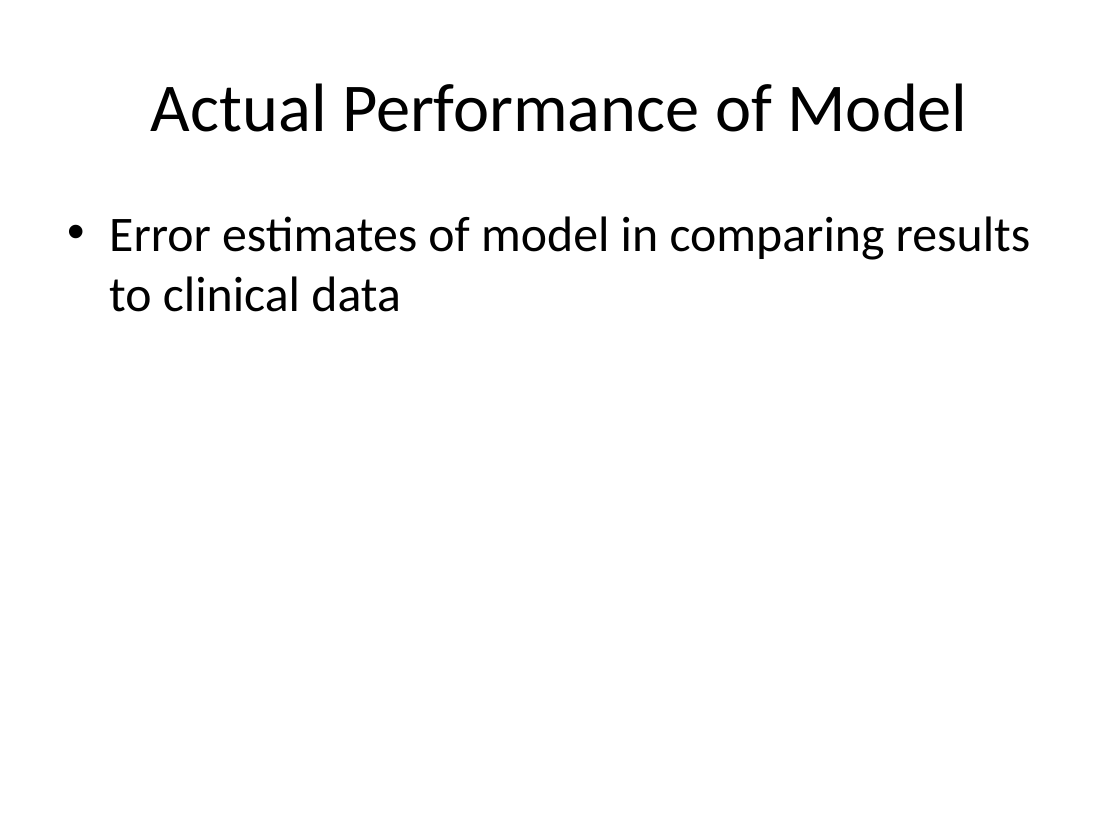
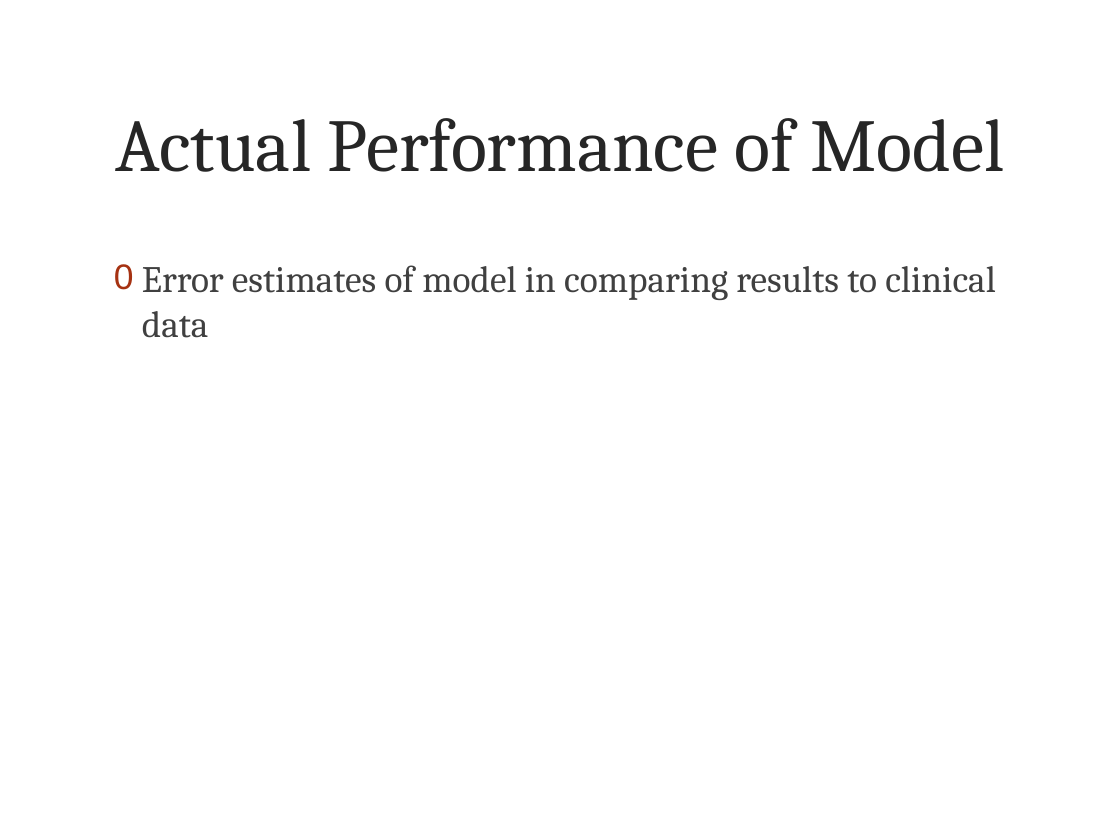
Before and after one commit to bshyong/MATLAB-Cardiovascular-Model-GUI, a slide deck: slide 8 of Final Presentation.pptx. Drawn at 1120x840 pixels with LibreOffice and Linux fonts; fonts in the diff are those of the drawing; background and template pictures are left out. Boxes give left, top, right and bottom in pixels: in the first picture for what was removed or moved away, otherwise in the second. Text is boxed around its words. In the diff, an @@ line names an element or a change of style, - is before the commit and + after.

```diff
--- a/Final Presentation.pptx
+++ b/Final Presentation.pptx
@@ title "Actual Performance of Model": place and size @@
-title "Actual Performance of Model" at [151, 83, 967, 132]
+title "Actual Performance of Model" at [115, 118, 1004, 172]
@@ title "Actual Performance of Model" at [115, 118, 1004, 172]: size 44 to 48 pt, font Calibri to Cambria, text colour #000000 to #262626 @@
@@ text "Error estimates of model in ...": place and size @@
-text "Error estimates of model in ..." at [109, 216, 1031, 312]
+text "Error estimates of model in ..." at [142, 265, 996, 338]
@@ text "Error estimates of model in ..." at [142, 265, 996, 338]: size 32 to 24 pt, font Calibri to Cambria, text colour #000000 to #404040; bullet • to 0; less space between paragraphs @@
```
Also in this commit, not shown: 5 other slides changed, 2 slides added, 2 slides removed, 2 other files.
